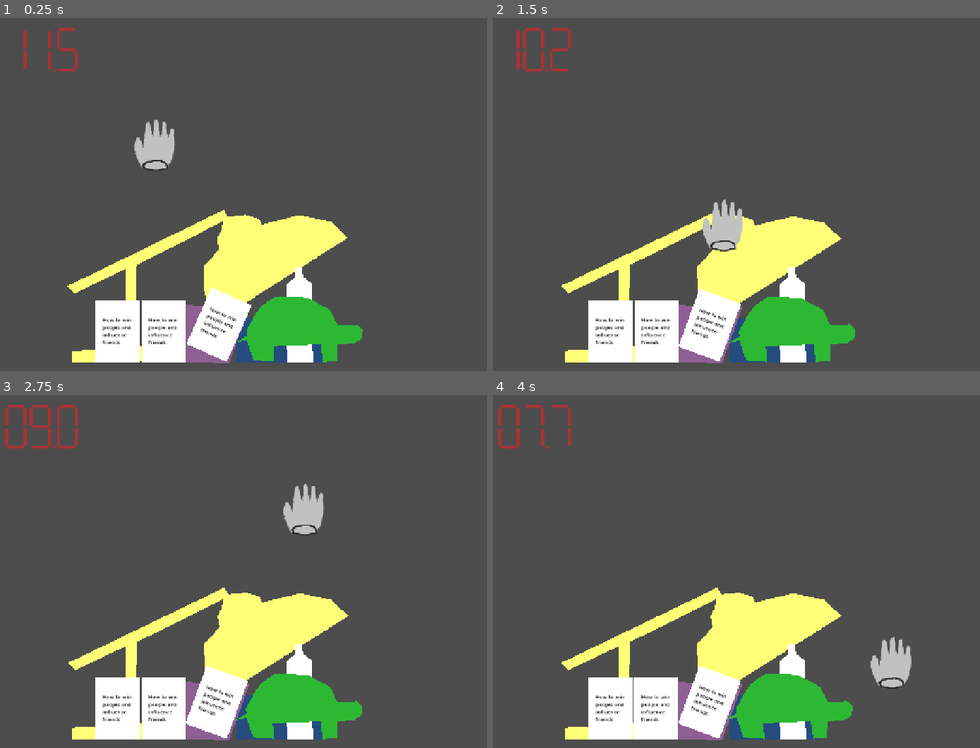
Above: before the commit, frames 1-4 (two rows, left to right).
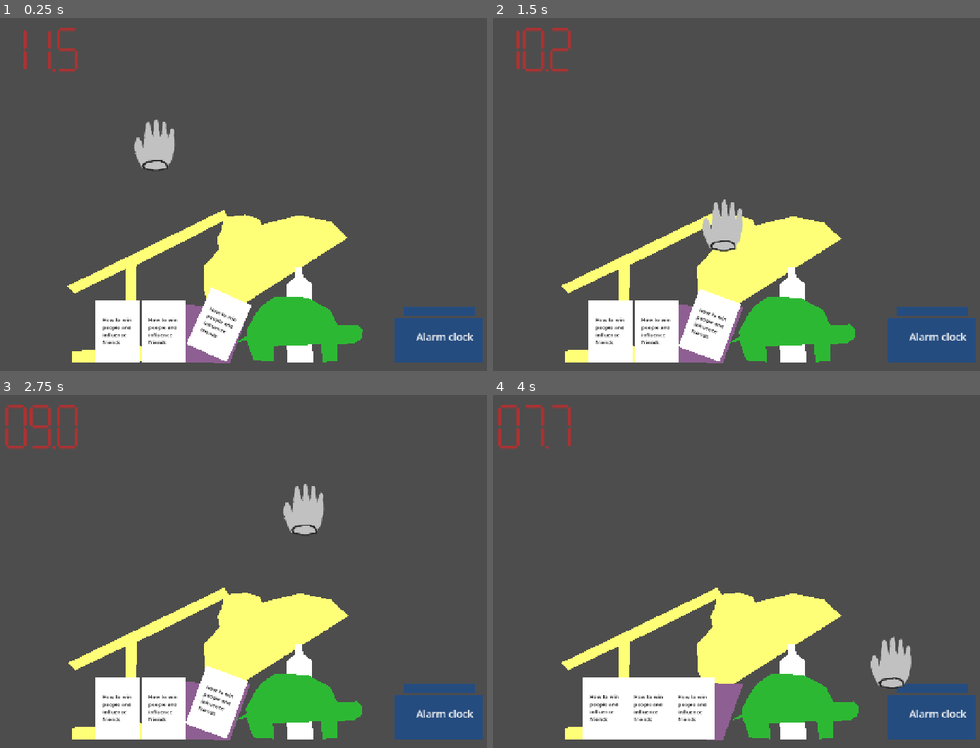
Above: after the commit, the same moments.

Repository: tom-frantz/gmtk-2026
Game: Godot game, scene res://scenes/minigames/alarm_clock_v2.tscn
Same seed, same stepped clock (60 frames per second), same inputs: the game is played once before the commit and once after it. This scene is started directly instead of the project's main scene.
Inputs (mouse positions are in pixels of both pictures, inside the frame that each line leads up to):
- Up to frame 1 (0.25 s): no input
- Up to frame 2 (1.5 s): move the mouse to (872, 198) at 0.52 s; click (872, 198) at 0.6 s; move the mouse to (639, 240) at 1.27 s; click (639, 240) at 1.35 s
- Up to frame 3 (2.75 s): move the mouse to (311, 504) at 2.02 s; click (311, 504) at 2.1 s
- Up to frame 4 (4 s): move the mouse to (721, 680) at 2.77 s; click (721, 680) at 2.85 s; move the mouse to (921, 659) at 3.52 s; click (921, 659) at 3.6 s

The runs differ from the first frame. In frame 1, 3.2% of the frame differs, in the area x 39-100%, y 81-98%; in frame 2, 3.2%; in frame 3, 3.2%; in frame 4, 5.5%, in the area x 18-100%, y 76-98%.

Commit message:
feet: make the alarm clock pressable

Diff:
--- a/scenes/common/clock.tscn
+++ b/scenes/common/clock.tscn
@@ -1,16 +1,20 @@
 [gd_scene format=3 uid="uid://cko3vempsnu2i"]
 
-[ext_resource type="Script" uid="uid://beuy1i08e2uuk" path="res://scripts/grabbable.gd" id="1_e8s61"]
+[ext_resource type="Script" uid="uid://bpud5eo8b7dxn" path="res://scenes/common/grabbable_alarm_clock.gd" id="1_hvlbg"]
 [ext_resource type="Script" uid="uid://djads264m1r0g" path="res://scenes/common/global_detector.gd" id="2_k4bvy"]
+[ext_resource type="Script" uid="uid://bpw81pe2ima8c" path="res://scenes/common/win_alarm_clock.gd" id="3_dm766"]
 
 [sub_resource type="CanvasItemMaterial" id="CanvasItemMaterial_7wvbd"]
 
 [sub_resource type="RectangleShape2D" id="RectangleShape2D_2hxnw"]
 size = Vector2(200, 100)
 
+[sub_resource type="RectangleShape2D" id="RectangleShape2D_hvlbg"]
+size = Vector2(156, 22)
+
 [node name="AlarmClock" type="RigidBody2D" unique_id=2083303648]
 sleeping = true
-script = ExtResource("1_e8s61")
+script = ExtResource("1_hvlbg")
 metadata/_custom_type_script = "uid://beuy1i08e2uuk"
 
 [node name="Sprite2D" type="Sprite2D" parent="." unique_id=1441095892]
@@ -39,3 +43,20 @@
 [node name="CollisionShape2D" type="CollisionShape2D" parent="GlobalDetector" unique_id=420354501]
 material = SubResource("CanvasItemMaterial_7wvbd")
 shape = SubResource("RectangleShape2D_2hxnw")
+
+[node name="AlarmButton" type="Area2D" parent="." unique_id=143491223]
+
+[node name="Shape" type="Polygon2D" parent="AlarmButton" unique_id=1153711444]
+position = Vector2(0, -65)
+color = Color(0.14509805, 0.29803923, 0.49803922, 1)
+polygon = PackedVector2Array(-80, -10, 80, -10, 80, 10, -80, 10)
+
+[node name="CollisionShape2D" type="CollisionShape2D" parent="AlarmButton" unique_id=1896056682]
+material = SubResource("CanvasItemMaterial_7wvbd")
+position = Vector2(1, -66)
+shape = SubResource("RectangleShape2D_hvlbg")
+one_way_collision = true
+one_way_collision_direction = Vector2(0, -1)
+script = ExtResource("3_dm766")
+
+[connection signal="body_entered" from="AlarmButton" to="." method="_on_alarm_button_body_entered"]
--- a/scenes/common/global_detector.gd
+++ b/scenes/common/global_detector.gd
@@ -28,9 +28,9 @@
 		return
 
 	var debug: bool = get_parent().name == "DrinkBottle"
+	debug = false;
 	var current_log_mask = log_mask(collision_mask(self))
 	var largest_log_mask: int = -1;
-	print(get_overlapping_areas())
 	for overlapping in get_overlapping_areas():
 		# Get the log 2 of the collision mask
 		var log_mask = log_mask(collision_mask(overlapping))
@@ -49,4 +49,5 @@
 	if current_log_mask > largest_log_mask + 1:
 		self.get_parent().collision_layer = 1 << (largest_log_mask + 1)
 		self.get_parent().collision_mask = 1 << (largest_log_mask + 1)
-		print("bringing forwards")
+		if debug:
+			print("bringing forwards")
--- /dev/null
+++ b/scenes/common/grabbable_alarm_clock.gd
@@ -0,0 +1,8 @@
+extends Grabbable
+
+
+
+func _on_alarm_button_body_entered(body: Node2D) -> void:
+	emit_signal("my_fuckin_ace_signal", body)
+
+signal my_fuckin_ace_signal(body: Node2D)
--- a/scenes/common/hand2.tscn
+++ b/scenes/common/hand2.tscn
@@ -11,24 +11,24 @@
 radius = 46.0
 height = 114.0
 
-[node name="Hand" type="Node2D" unique_id=1009129144]
+[node name="Hand" type="RigidBody2D" unique_id=1812154284]
 script = ExtResource("1_7pxq6")
 
 [node name="CharacterBody2D" type="RigidBody2D" parent="." unique_id=616371557]
 unique_name_in_owner = true
 gravity_scale = 0.0
 
-[node name="Sprite2D" type="Sprite2D" parent="CharacterBody2D" unique_id=1652794015]
+[node name="Sprite2D" type="Sprite2D" parent="." unique_id=1652794015]
 texture = ExtResource("2_a8cjt")
 
-[node name="PhysicsCollider" type="CollisionShape2D" parent="CharacterBody2D" unique_id=1870216944]
+[node name="PhysicsCollider" type="CollisionShape2D" parent="." unique_id=1870216944]
 position = Vector2(-4, 30)
 rotation = 1.5707964
 shape = SubResource("CapsuleShape2D_en2hh")
 
-[node name="GrabArea" type="Area2D" parent="CharacterBody2D" unique_id=570074616]
+[node name="GrabArea" type="Area2D" parent="." unique_id=570074616]
 unique_name_in_owner = true
 
-[node name="CollisionShape2D" type="CollisionShape2D" parent="CharacterBody2D/GrabArea" unique_id=444812402]
+[node name="CollisionShape2D" type="CollisionShape2D" parent="GrabArea" unique_id=444812402]
 position = Vector2(-3, -1)
 shape = SubResource("CapsuleShape2D_v7qgo")
--- a/scenes/common/hand_2.gd
+++ b/scenes/common/hand_2.gd
@@ -12,7 +12,7 @@
 # Called every frame. 'delta' is the elapsed time since the previous frame.
 func _process(delta: float) -> void:
 	var mouse_pos: Vector2 = get_viewport().get_mouse_position()
-	(%CharacterBody2D).position  = (%CharacterBody2D).position.lerp(mouse_pos, delta * FOLLOW_SPEED)
+	position  = position.lerp(mouse_pos, delta * FOLLOW_SPEED)
 
 
 func _input(event: InputEvent) -> void:
@@ -24,4 +24,11 @@
 			if ga.has_overlapping_bodies():
 				for ob in ga.get_overlapping_bodies():
 					if ob is Grabbable:
-						ob.try_grab(%CharacterBody2D)
+						ob.try_grab(self)
+
+
+func _on_alarm_clock_my_fuckin_ace_signal(body: Node2D) -> void:
+	print("Receieieved instructions")
+	print(body)
+	if body.get_instance_id() == self.get_instance_id():
+		print("noice garrryyyyyyy")
--- /dev/null
+++ b/scenes/common/win_alarm_clock.gd
@@ -0,0 +1,11 @@
+extends CollisionShape2D
+
+
+# Called when the node enters the scene tree for the first time.
+func _ready() -> void:
+	pass # Replace with function body.
+
+
+# Called every frame. 'delta' is the elapsed time since the previous frame.
+func _process(delta: float) -> void:
+	pass
--- a/scenes/minigames/alarm_clock_v2.tscn
+++ b/scenes/minigames/alarm_clock_v2.tscn
@@ -26,7 +26,7 @@
 debug_color = Color(0, 0.6, 0.69803923, 0.7137255)
 
 [node name="AlarmClock" parent="." unique_id=2083303648 instance=ExtResource("2_b4a7q")]
-position = Vector2(695, 803)
+position = Vector2(1053, 732)
 disable_mode = 1
 collision_layer = 4
 collision_mask = 4
@@ -38,23 +38,23 @@
 collision_mask = 4
 
 [node name="Potplant" parent="." unique_id=941695830 instance=ExtResource("2_pmya3")]
-position = Vector2(532, 740)
+position = Vector2(532, 733)
 collision_layer = 2
 collision_mask = 2
 
 [node name="DrinkBottle" parent="." unique_id=252755264 instance=ExtResource("4_i0qkf")]
-position = Vector2(736, 723)
+position = Vector2(736, 715)
 collision_layer = 2
 collision_mask = 2
 
 [node name="Book" parent="." unique_id=211434881 instance=ExtResource("1_osom8")]
-position = Vector2(324, 749)
+position = Vector2(324, 737)
 
 [node name="SoftToy" parent="." unique_id=383912693 instance=ExtResource("5_8xncq")]
 position = Vector2(721, 729)
 
 [node name="Book3" parent="." unique_id=360374397 instance=ExtResource("1_osom8")]
-position = Vector2(428, 749)
+position = Vector2(428, 737)
 
 [node name="Book4" parent="." unique_id=409632918 instance=ExtResource("1_osom8")]
 position = Vector2(562, 732)
@@ -73,4 +73,6 @@
 one_shot = true
 autostart = true
 
+[connection signal="my_fuckin_ace_signal" from="AlarmClock" to="Hand" method="_on_alarm_clock_my_fuckin_ace_signal"]
+
 [editable path="LevelTimer"]
--- a/scripts/grabbable.gd
+++ b/scripts/grabbable.gd
@@ -7,6 +7,7 @@
 var is_hovered: bool
 
 func _ready() -> void:
+	print('running ready in grabbable')
 	is_hovered = false
 	instances.append(self)
 
Not shown, added: scenes/common/grabbable_alarm_clock.gd.uid
Not shown, added: scenes/common/win_alarm_clock.gd.uid
